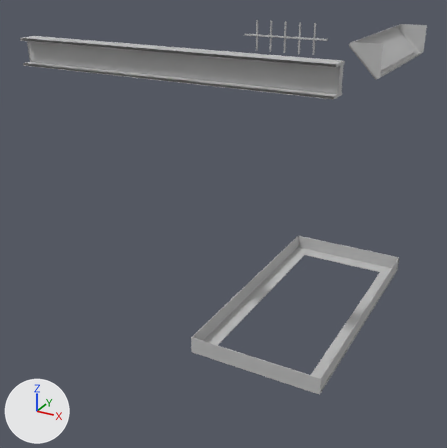
Before and after pictures for a commit that changed the OBJ model Art Assets Design/Prison Cell Parts/Window_Ceiling_Light_BedFrame.obj.
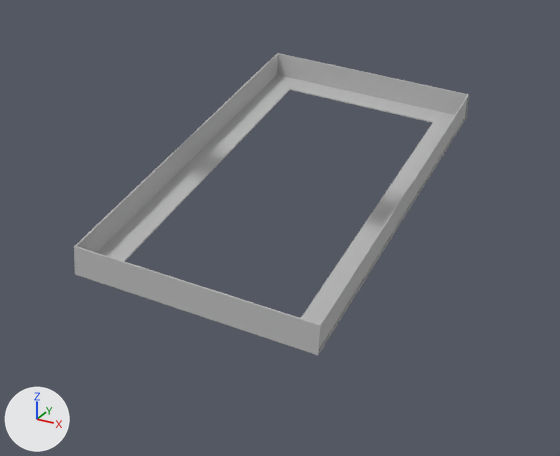
Each version appears first whole from a 50 mm camera at (96.7, -196.0, 116.3) aimed at (4.6, -28.6, 32.6), and next in a close-up on the part from 34% to 100% of the width and 46% to 100% of the height. Every picture has the same lights, and +X, +Y and +Z are marked at lower left. Where no turn or scale is listed for an object, it has been applied to the vertices. Vertices at the same position are counted once.

In view in the first close-up: 'Window_Ceiling_Light_BedFrame'.
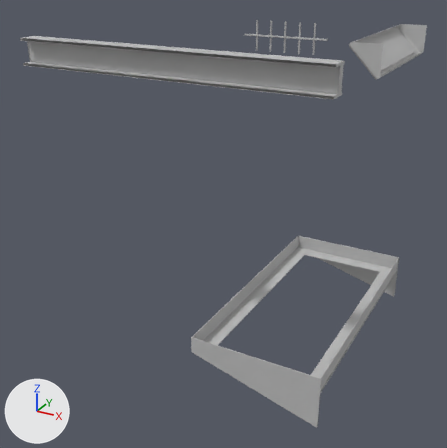
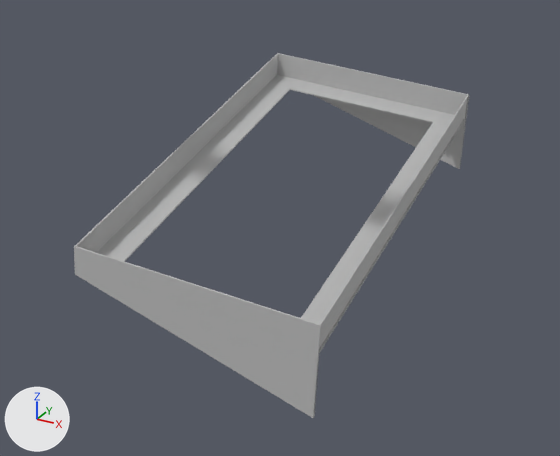
Changed parts and their boxes [x1, y1, x2, y2] in the close-ups (560 x 456 px):
'Window_Ceiling_Light_BedFrame', reshaped
    before: [74, 53, 469, 355]
    after: [74, 53, 469, 418]
part 1 of me_window_ceiling_light_bedframe, added
    after: [77, 275, 319, 418]
part 2 of me_window_ceiling_light_bedframe, added
    after: [316, 96, 466, 169]

The change, as a diff of the scene's bpy script:
```diff
--- a/Art Assets Design/Prison Cell Parts/Window_Ceiling_Light_BedFrame.obj.py
+++ b/Art Assets Design/Prison Cell Parts/Window_Ceiling_Light_BedFrame.obj.py
@@ mat_lambert4sg @@
+mat_lambert4sg = principled_material('lambert4SG')
+mat_lambert4sg.base_color = (0.5, 0.5, 0.5)  # grey #bcbcbc
+mat_lambert4sg.roughness = 1.0
@@ mat_lambert9sg @@
+mat_lambert9sg = principled_material('lambert9SG')
+mat_lambert9sg.base_color = (0.5, 0.5, 0.5)  # grey #bcbcbc
+mat_lambert9sg.roughness = 1.0
@@ mat_lambert8sg @@
+mat_lambert8sg = principled_material('lambert8SG')
+mat_lambert8sg.base_color = (0.5, 0.5, 0.5)  # grey #bcbcbc
+mat_lambert8sg.roughness = 1.0
@@ me_window_ceiling_light_bedframe @@
 me_window_ceiling_light_bedframe.from_pydata(...)  # 1059 vertices, 1512 faces; spans x -29.5..56.0, y -75.7..43.3, z 11.0..96.0
 # used by ob_window_ceiling_light_bedframe; location = (0.0, 0.0, 0.0)
 # verts and faces of me_window_ceiling_light_bedframe; kept vertices keep their numbers, new ones are numbered from 1059
 # before: 422 (17.0, -70.2, 11.0) at pixel (74, 274), 1031 (56.0, -70.2, 11.0) at pixel (318, 355)
 # before: 452 (17.0, 8.8, 11.0), 1052 (56.0, 8.8, 11.0) at pixel (466, 118)
+# me_window_ceiling_light_bedframe part 1
+verts[1063] = (17.0, -69.7, 11.0)
+verts[1064] = (56.0, -70.2, 0.0)  # pixel (313, 418)
+verts[1065] = (56.0, -69.7, 0.0)  # pixel (314, 416)
+verts[1066] = (56.0, -69.7, 11.0)  # pixel (319, 353)
+faces += [(422, 1063, 1065, 1064), (422, 1064, 1031), (1063, 1066, 1065)]  # mat_lambert4sg (grey #bcbcbc)
+# me_window_ceiling_light_bedframe part 2
+verts[1059] = (17.0, 8.3, 11.0)
+verts[1060] = (56.0, 8.3, 0.0)  # pixel (459, 169)
+verts[1061] = (56.0, 8.3, 11.0)  # pixel (465, 119)
+verts[1062] = (56.0, 8.8, 0.0)  # pixel (460, 168)
+faces += [(452, 1062, 1060, 1059), (452, 1052, 1062), (1059, 1060, 1061)]  # mat_lambert4sg (grey #bcbcbc)
 me_window_ceiling_light_bedframe.materials.append(mat_initialshadinggroup)
+me_window_ceiling_light_bedframe.materials.append(mat_lambert4sg)  # grey #bcbcbc
+me_window_ceiling_light_bedframe.materials.append(mat_lambert9sg)  # grey #bcbcbc
+me_window_ceiling_light_bedframe.materials.append(mat_lambert8sg)  # grey #bcbcbc
```
